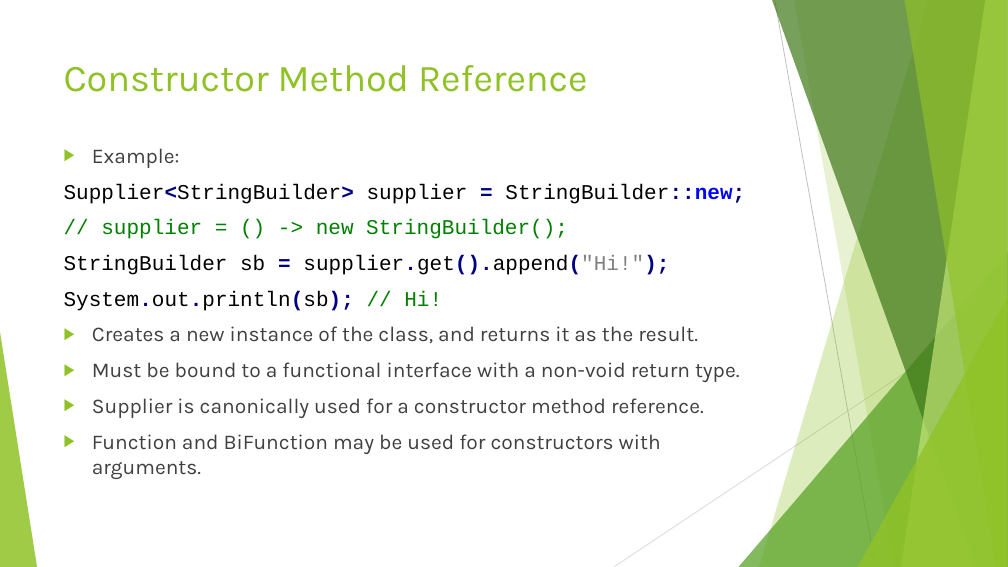
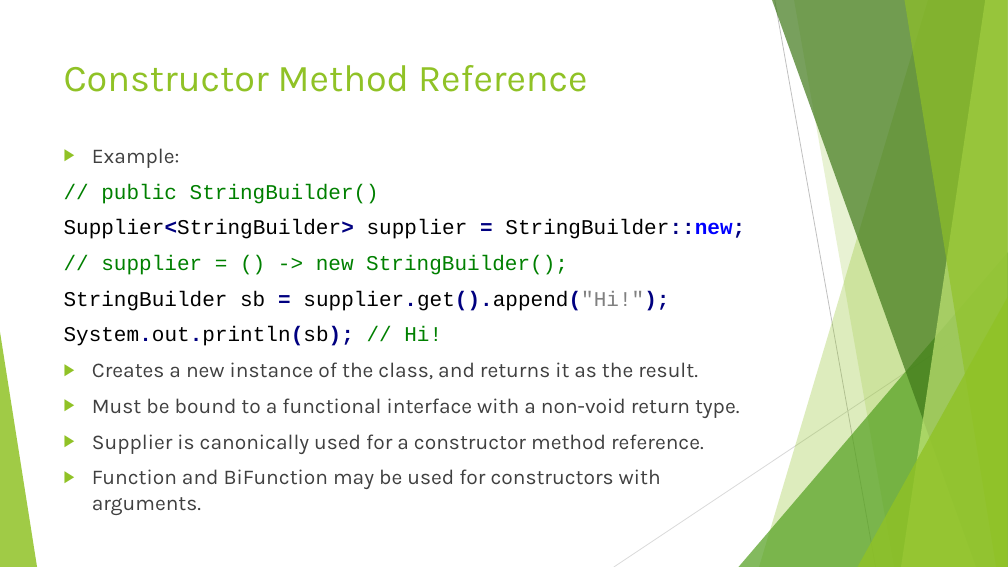
Before and after one commit to RichardRoda/2017-CodePaLOUsa-Lambda, a slide deck: slide 21 of Learning to Love the Lambda in the Stream.pptx. Drawn at 1008x567 pixels with LibreOffice and Linux fonts; fonts in the diff are those of the drawing. Boxes give left, top, right and bottom in pixels: in the first picture for what was removed or moved away, otherwise in the second. Text is boxed around its words. In the diff, an @@ line names an element or a change of style, - is before the commit and + after.

```diff
--- a/Learning to Love the Lambda in the Stream.pptx
+++ b/Learning to Love the Lambda in the Stream.pptx
@@ text at (101, 184, 379, 204): paragraph added @@
+// public StringBuilder()
```
Also in this commit, not shown: 6 other slides changed.
